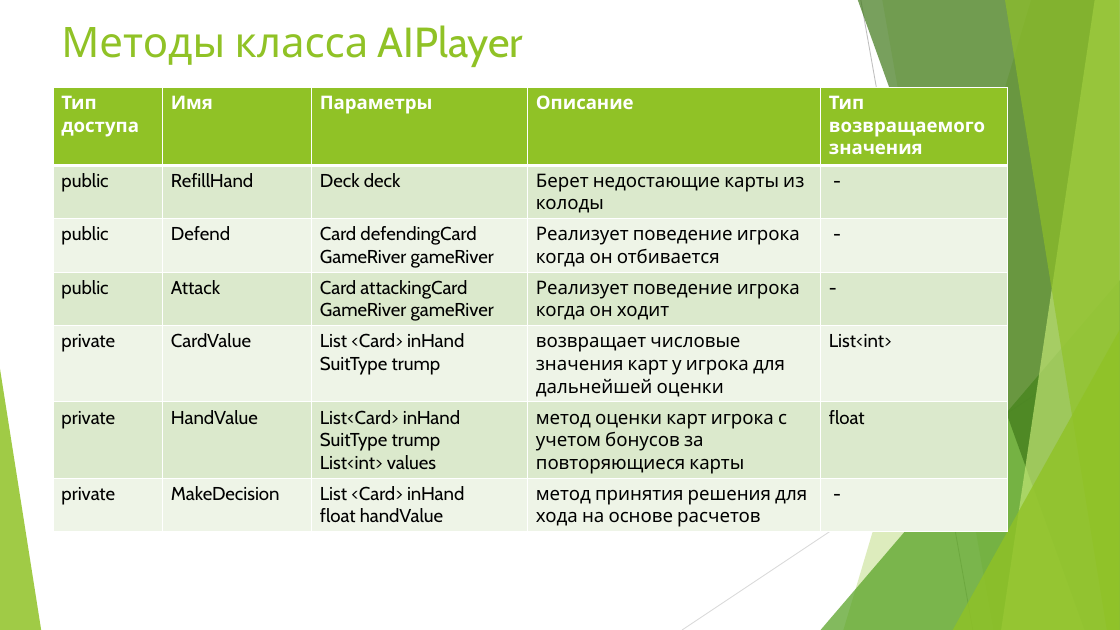
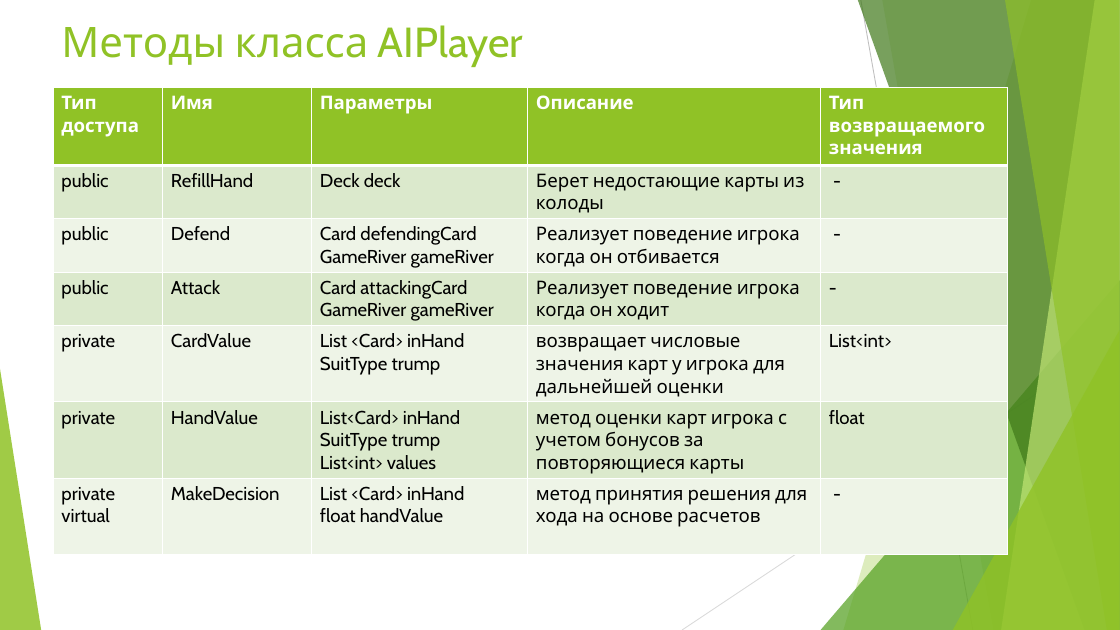
Before and after one commit to Stebusha/TheFool, a slide deck: slide 13 of Docs/Учебный проект по ООП.pptx. Drawn at 1120x630 pixels with LibreOffice and Linux fonts; fonts in the diff are those of the drawing. Boxes give left, top, right and bottom in pixels: in the first picture for what was removed or moved away, otherwise in the second. Text is boxed around its words. In the diff, an @@ line names an element or a change of style, - is before the commit and + after.

```diff
--- a/Docs/Учебный проект по ООП.pptx
+++ b/Docs/Учебный проект по ООП.pptx
@@ table at (53, 87, 1007, 552) @@
-row 7, column 1: private
+row 7, column 1: private virtual
```
Also in this commit, not shown: 1 other slide changed, 2 slides added, 1 slide removed, 2 other files.
